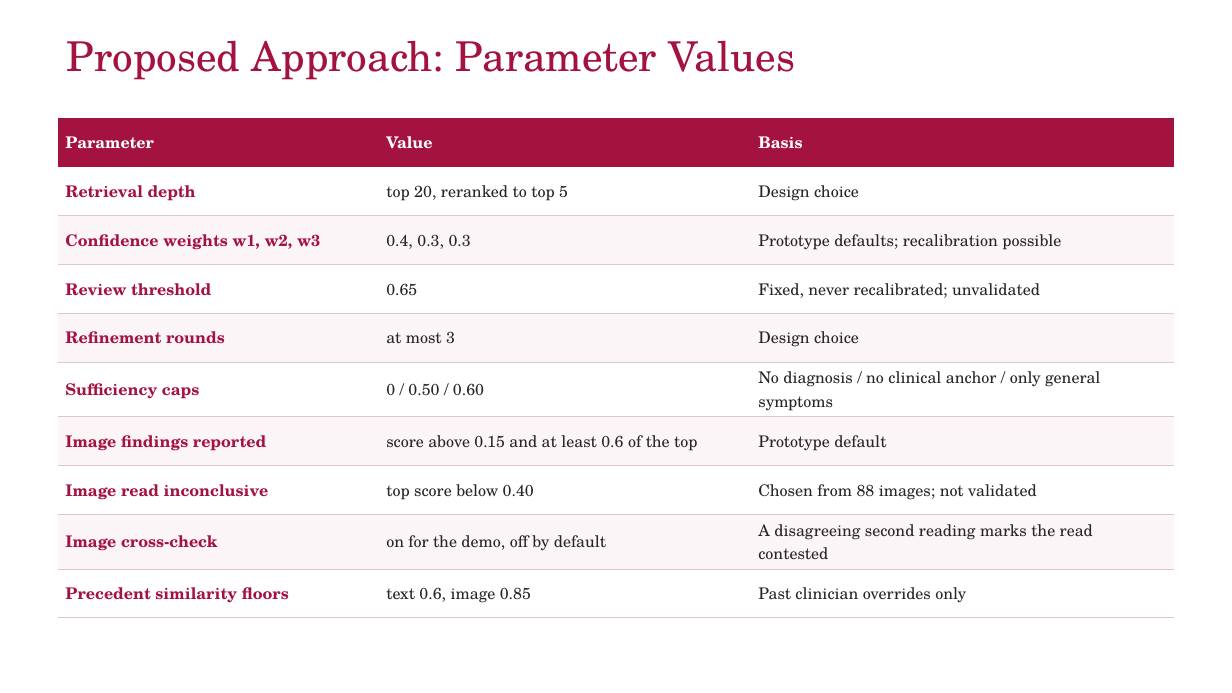
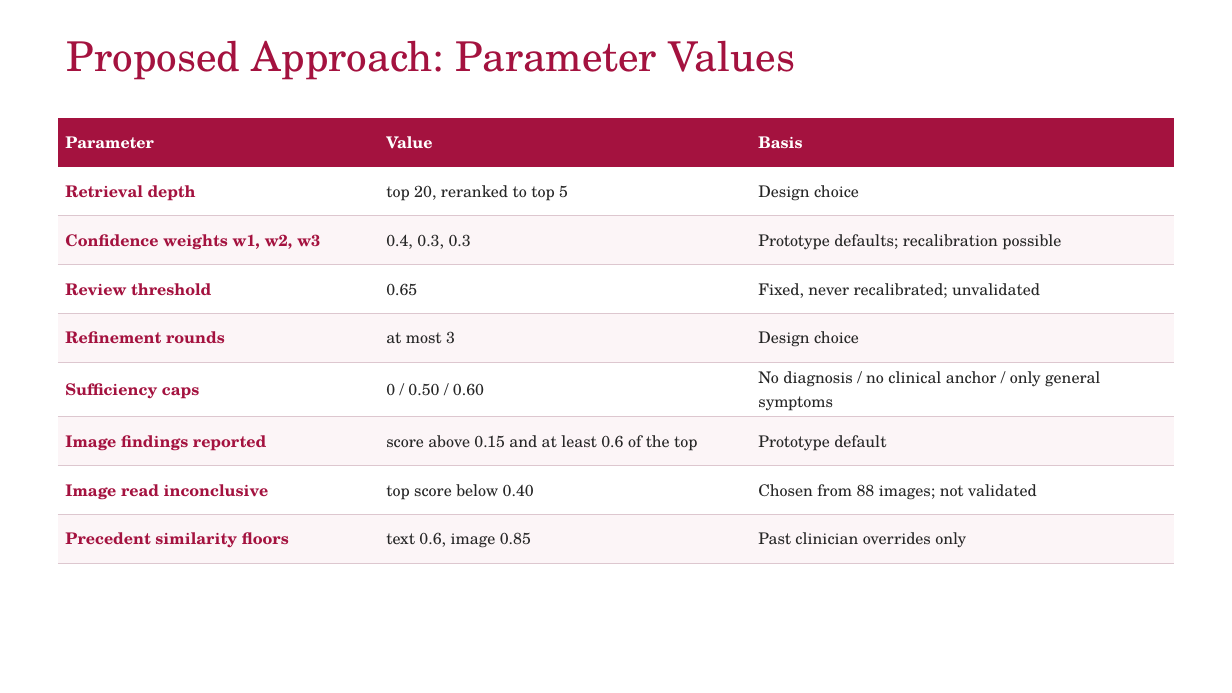
Before and after one commit to hari18305/medorcha, a slide deck: slide 15 of report/MedOrchestrate_Final_Review.pptx. Drawn at 1232x693 pixels with LibreOffice and Linux fonts; fonts in the diff are those of the drawing; background and template pictures are left out. Boxes give left, top, right and bottom in pixels: in the first picture for what was removed or moved away, otherwise in the second. Text is boxed around its words. In the diff, an @@ line names an element or a change of style, - is before the commit and + after.

Commit message:
Presentation: latest saved final review deck and the C12-format copy

```diff
--- a/report/MedOrchestrate_Final_Review.pptx
+++ b/report/MedOrchestrate_Final_Review.pptx
@@ table at <box>57,118,1174,557</box> @@
-row 9: Image cross-check | on for the demo, off by default | A disagreeing second reading marks the read contested
```
Also in this commit, not shown: 1 other file.
